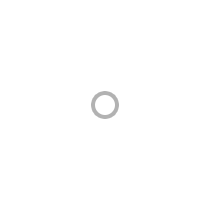
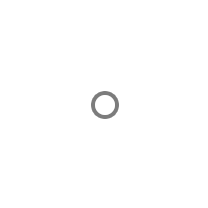
Comparing the layer stacks of the two 208px x 208px images. Changes:
added layer "Ellipse 2 copy" above "Ellipse 2" over [91,91,119,119]
